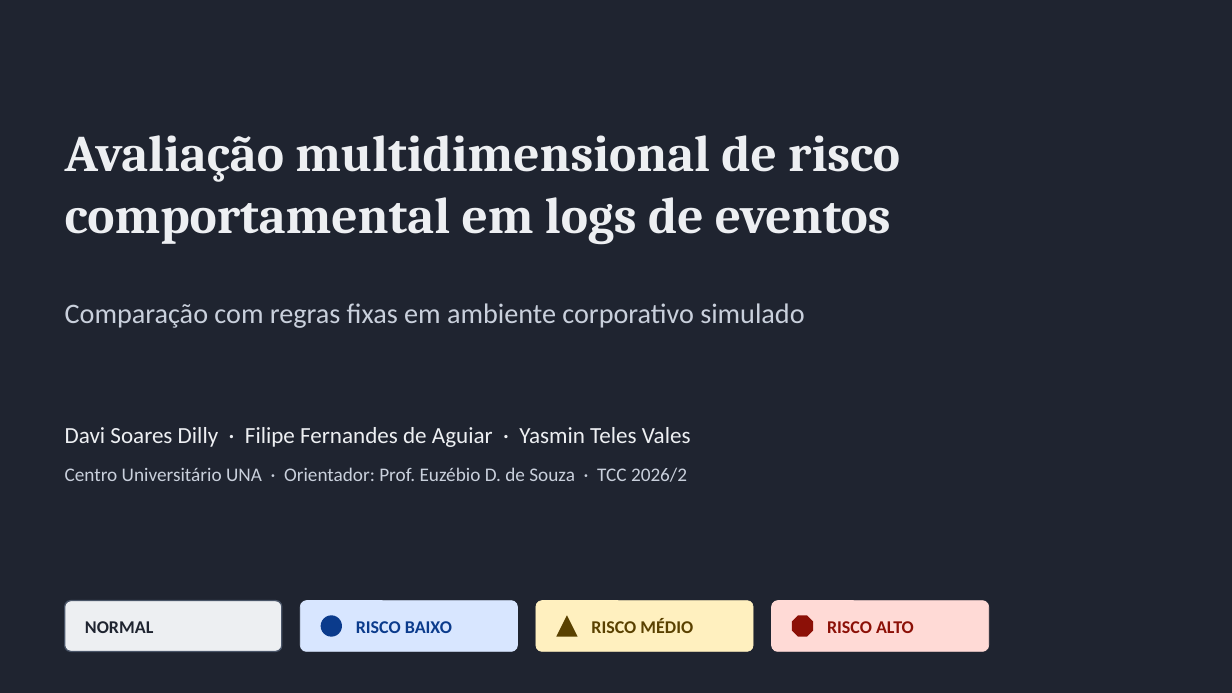
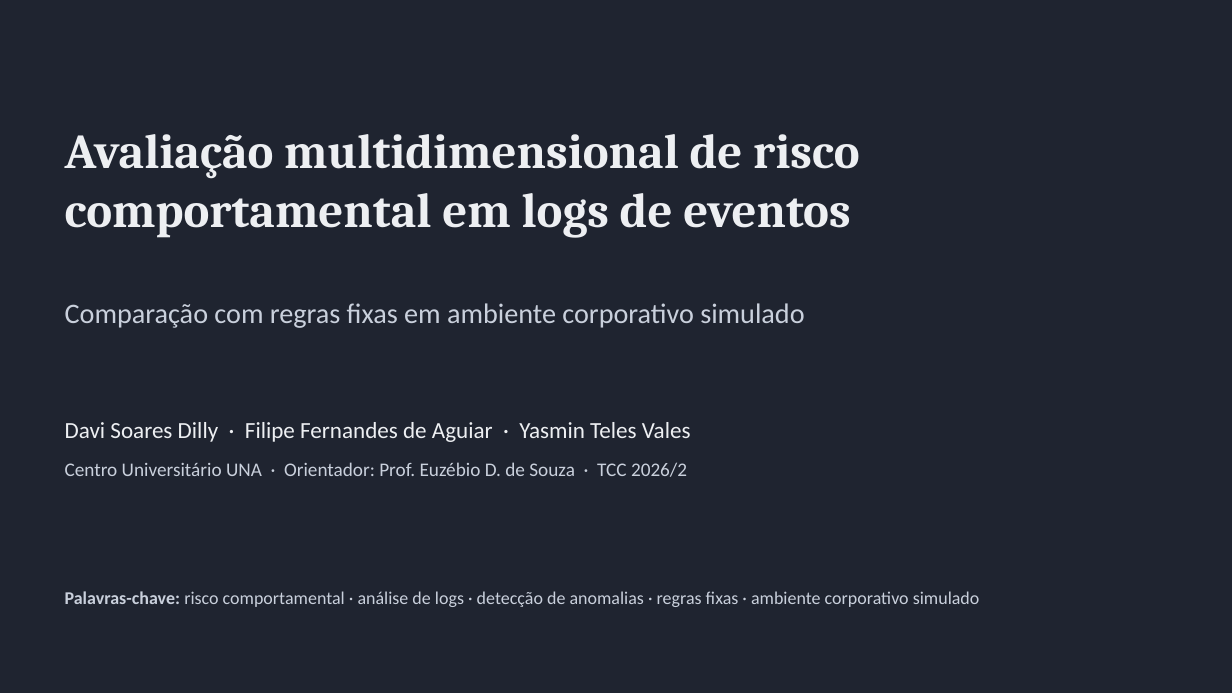
Before and after one commit to Codexrocks/TCC_SDCAC, a slide deck: slide 1 of apresentacao/apresentacao-sdcac.pptx. Drawn at 1232x693 pixels with LibreOffice and Linux fonts; fonts in the diff are those of the drawing. Boxes give left, top, right and bottom in pixels: in the first picture for what was removed or moved away, otherwise in the second. Text is boxed around its words. In the diff, an @@ line names an element or a change of style, - is before the commit and + after.

```diff
--- a/apresentacao/apresentacao-sdcac.pptx
+++ b/apresentacao/apresentacao-sdcac.pptx
@@ text "Avaliação multidimensional de risco comportamental ..." at <box>65,134,859,237</box>: size 40 to 38 pt @@
@@ text "Davi Soares Dilly · Filipe ...": place and size @@
-text "Davi Soares Dilly · Filipe ..." at <box>65,427,691,447</box>
+text "Davi Soares Dilly · Filipe ..." at <box>65,422,691,442</box>
@@ text "Centro Universitário UNA · Orientador: ...": place and size @@
-text "Centro Universitário UNA · Orientador: ..." at <box>65,467,687,482</box>
+text "Centro Universitário UNA · Orientador: ..." at <box>65,462,687,477</box>
@@ text added at <box>65,591,980,607</box>, 14 pt, text #C9D0DC @@
+Palavras-chave: risco comportamental · análise de logs · detecção de anomalias · regras fixas · ambiente corporativo simulado
@@ rounded rectangle removed at <box>65,601,282,652</box> @@
@@ text removed at <box>85,621,153,633</box> @@
-NORMAL
@@ rounded rectangle removed at <box>300,601,518,652</box> @@
@@ ellipse removed at <box>321,616,342,637</box> @@
@@ text removed at <box>356,621,452,633</box> @@
-RISCO BAIXO
@@ rounded rectangle removed at <box>536,601,753,652</box> @@
@@ triangle removed at <box>556,616,578,637</box> @@
@@ text removed at <box>591,618,693,633</box> @@
-RISCO MÉDIO
@@ rounded rectangle removed at <box>772,601,989,652</box> @@
@@ octagon removed at <box>792,616,813,637</box> @@
@@ text removed at <box>827,621,914,633</box> @@
-RISCO ALTO
```
Also in this commit, not shown: 5 other slides changed, 21 slides added, 8 slides removed, 6 other files.
